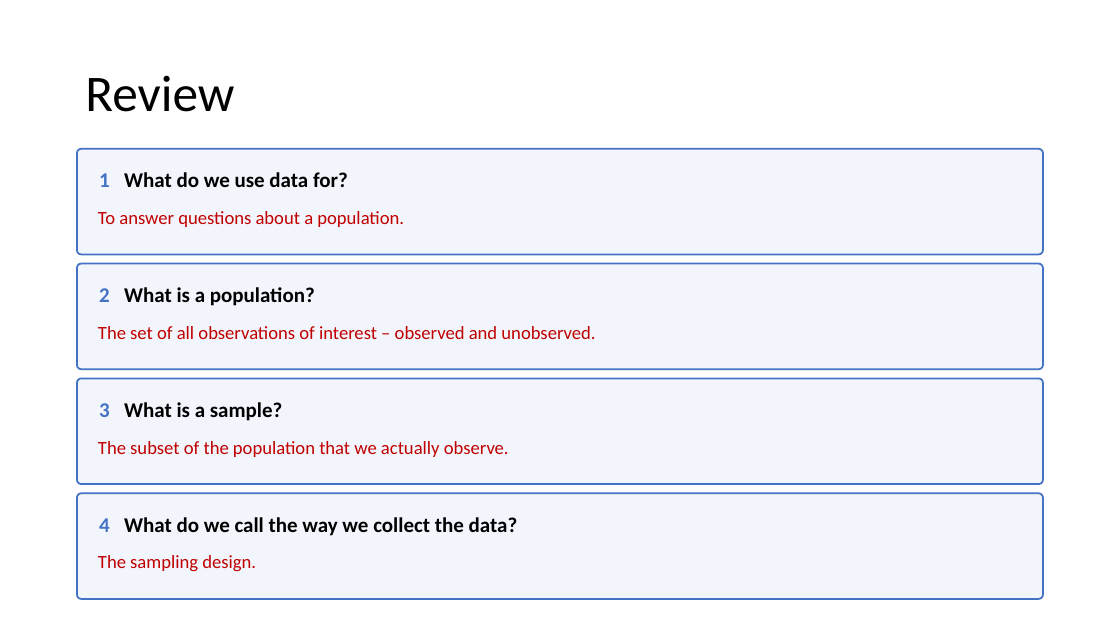
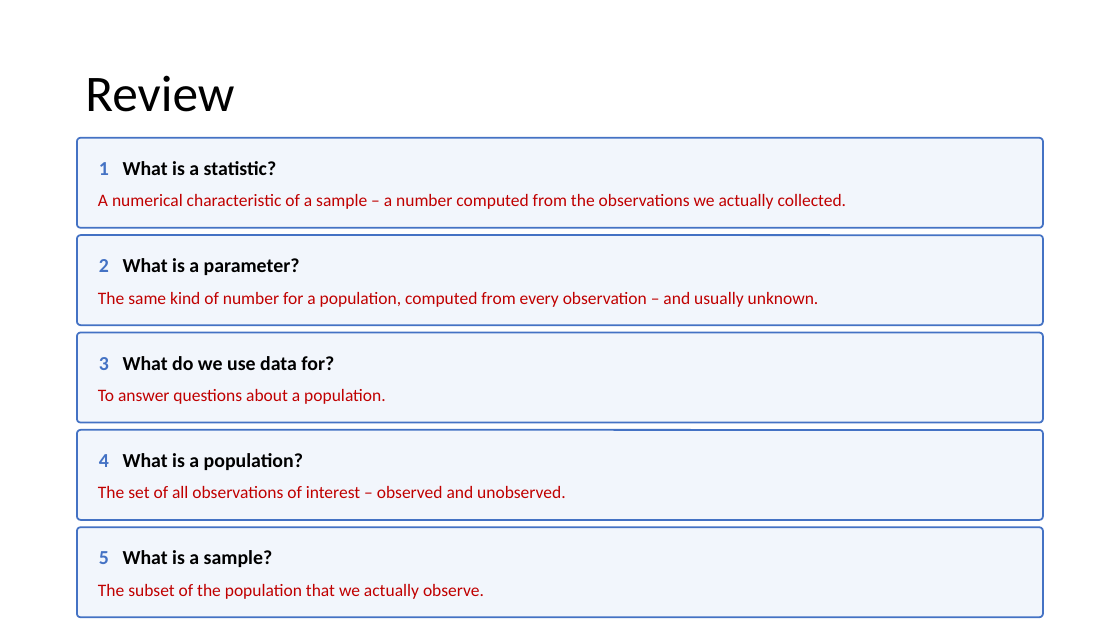
Before and after one commit to Jarred6068/Kvamme_UI_STAT251, a slide deck: slide 2 of docs/lecture_slides/Week 2/Week2_Lecture3_Slides_1_19_2024.pptx. Drawn at 1120x630 pixels with LibreOffice and Linux fonts; fonts in the diff are those of the drawing. Boxes give left, top, right and bottom in pixels: in the first picture for what was removed or moved away, otherwise in the second. Text is boxed around its words. In the diff, an @@ line names an element or a change of style, - is before the commit and + after.

```diff
--- a/docs/lecture_slides/Week 2/Week2_Lecture3_Slides_1_19_2024.pptx
+++ b/docs/lecture_slides/Week 2/Week2_Lecture3_Slides_1_19_2024.pptx
@@ rounded rectangle "1 What is a statistic?": place and size @@
-rounded rectangle "1 What is a statistic?" at [77, 149, 1044, 255]
+rounded rectangle "1 What is a statistic?" at [77, 138, 1044, 228]
@@ text in rounded rectangle at [99, 161, 277, 175]: text changed; size 18 to 17 pt @@
-1 What do we use data for?
+1 What is a statistic?
@@ text added at [98, 194, 847, 209], 15 pt, text #C00000 @@
+A numerical characteristic of a sample – a number computed from the observations we actually collected.
@@ rounded rectangle "2 What is a parameter?": place and size @@
-rounded rectangle "2 What is a parameter?" at [77, 264, 1044, 370]
+rounded rectangle "2 What is a parameter?" at [77, 235, 1044, 325]
@@ text in rounded rectangle at [99, 258, 300, 275]: text changed; size 18 to 17 pt @@
-2 What is a population?
+2 What is a parameter?
@@ text at [98, 292, 819, 307]: text changed; size 16 to 15 pt @@
-The set of all observations of interest – observed and unobserved.
+The same kind of number for a population, computed from every observation – and usually unknown.
@@ rounded rectangle "3 What do we use ...": place and size @@
-rounded rectangle "3 What do we use ..." at [77, 379, 1044, 485]
+rounded rectangle "3 What do we use ..." at [77, 333, 1044, 423]
@@ text in rounded rectangle at [99, 356, 334, 370]: text changed; size 18 to 17 pt @@
-3 What is a sample?
+3 What do we use data for?
@@ text "To answer questions about a ..." at [98, 389, 386, 404]: size 16 to 15 pt @@
@@ text "To answer questions about a ...": place and size @@
-text "To answer questions about a ..." at [98, 211, 404, 227]
+text "To answer questions about a ..." at [98, 389, 386, 404]
@@ rounded rectangle "4 What is a population?": place and size @@
-rounded rectangle "4 What is a population?" at [77, 493, 1044, 599]
+rounded rectangle "4 What is a population?" at [77, 430, 1044, 520]
@@ text in rounded rectangle at [99, 453, 303, 470]: text changed; size 18 to 17 pt @@
-4 What do we call the way we collect the data?
+4 What is a population?
@@ text at [98, 486, 566, 498]: text changed; size 16 to 15 pt @@
-The sampling design.
+The set of all observations of interest – observed and unobserved.
@@ rounded rectangle added at [77, 528, 1044, 618], fill #F2F6FC, outline #4472C4 1.5 pt, 17 pt, text #000000, bold @@
+5 What is a sample?
@@ text "The subset of the population ...": place and size @@
-text "The subset of the population ..." at [98, 441, 509, 457]
+text "The subset of the population ..." at [98, 584, 484, 599]
@@ text "The subset of the population ..." at [98, 584, 484, 599]: size 16 to 15 pt @@
```
Also in this commit, not shown: 4 other slides changed, 40 other files.
